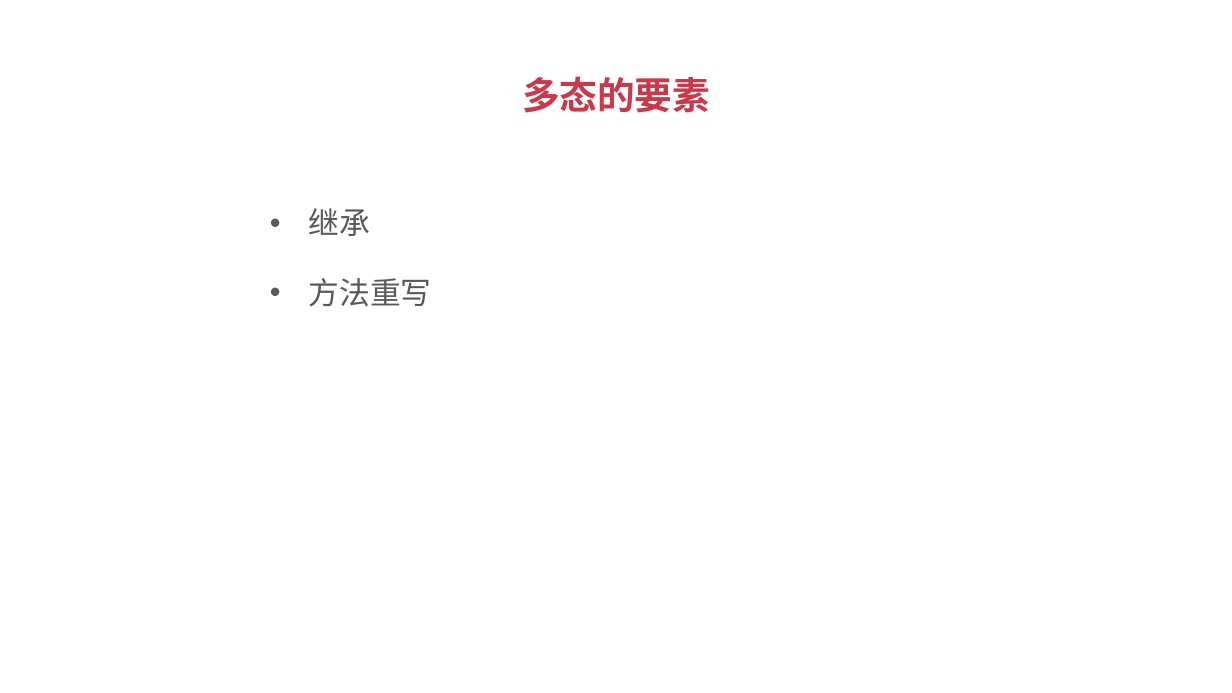
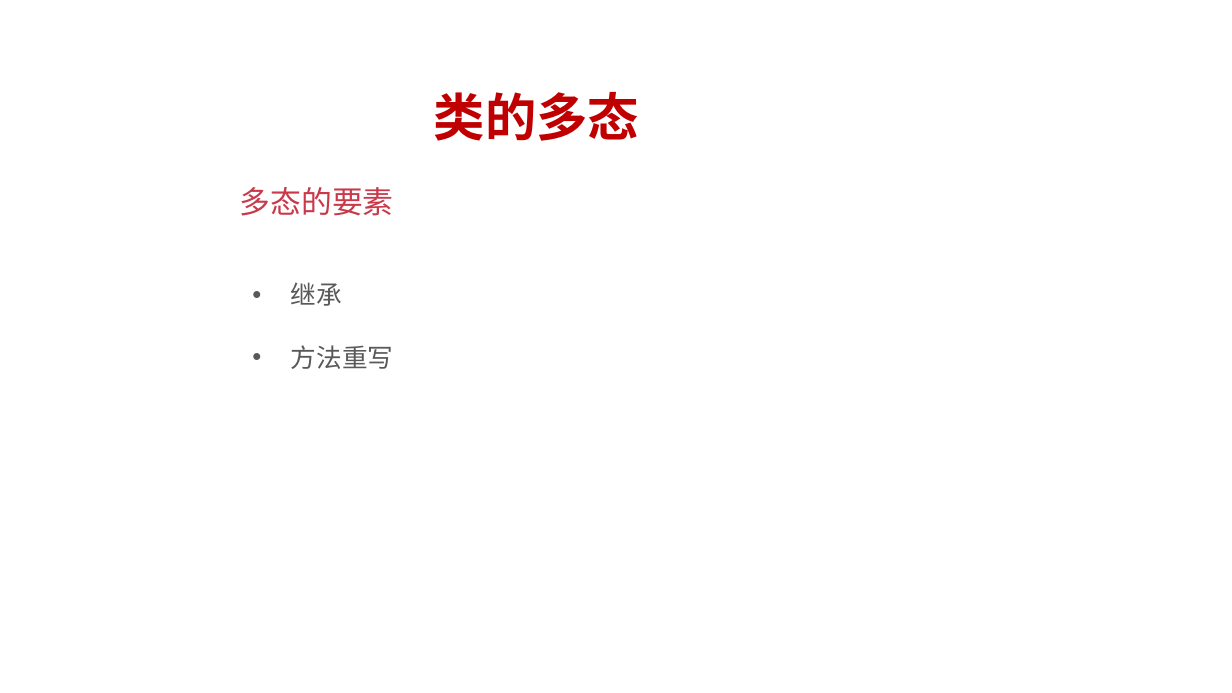
Before and after one commit to albert-feng/Python_OOP, a slide deck: slide 3 of ppt/3.5-类的多态.pptx. Drawn at 1232x693 pixels with LibreOffice and Linux fonts; fonts in the diff are those of the drawing. Boxes give left, top, right and bottom in pixels: in the first picture for what was removed or moved away, otherwise in the second. Text is boxed around its words. In the diff, an @@ line names an element or a change of style, - is before the commit and + after.

```diff
--- a/ppt/3.5-类的多态.pptx
+++ b/ppt/3.5-类的多态.pptx
@@ text added at [434,92,639,141], 30 pt, text #C00000, bold @@
+类的多态
@@ title "多态的要素": place and size @@
-title "多态的要素" at [522,76,710,113]
+title "多态的要素" at [240,187,394,216]
@@ title "多态的要素" at [240,187,394,216]: size 22 to 18 pt, bold off; alignment centre to left @@
@@ text "继承": place and size @@
-text "继承" at [308,208,431,307]
+text "继承" at [291,282,394,369]
@@ text "继承" at [291,282,394,369]: size 18 to 15 pt @@
```
Also in this commit, not shown: 1 other slide changed, 5 other files.
